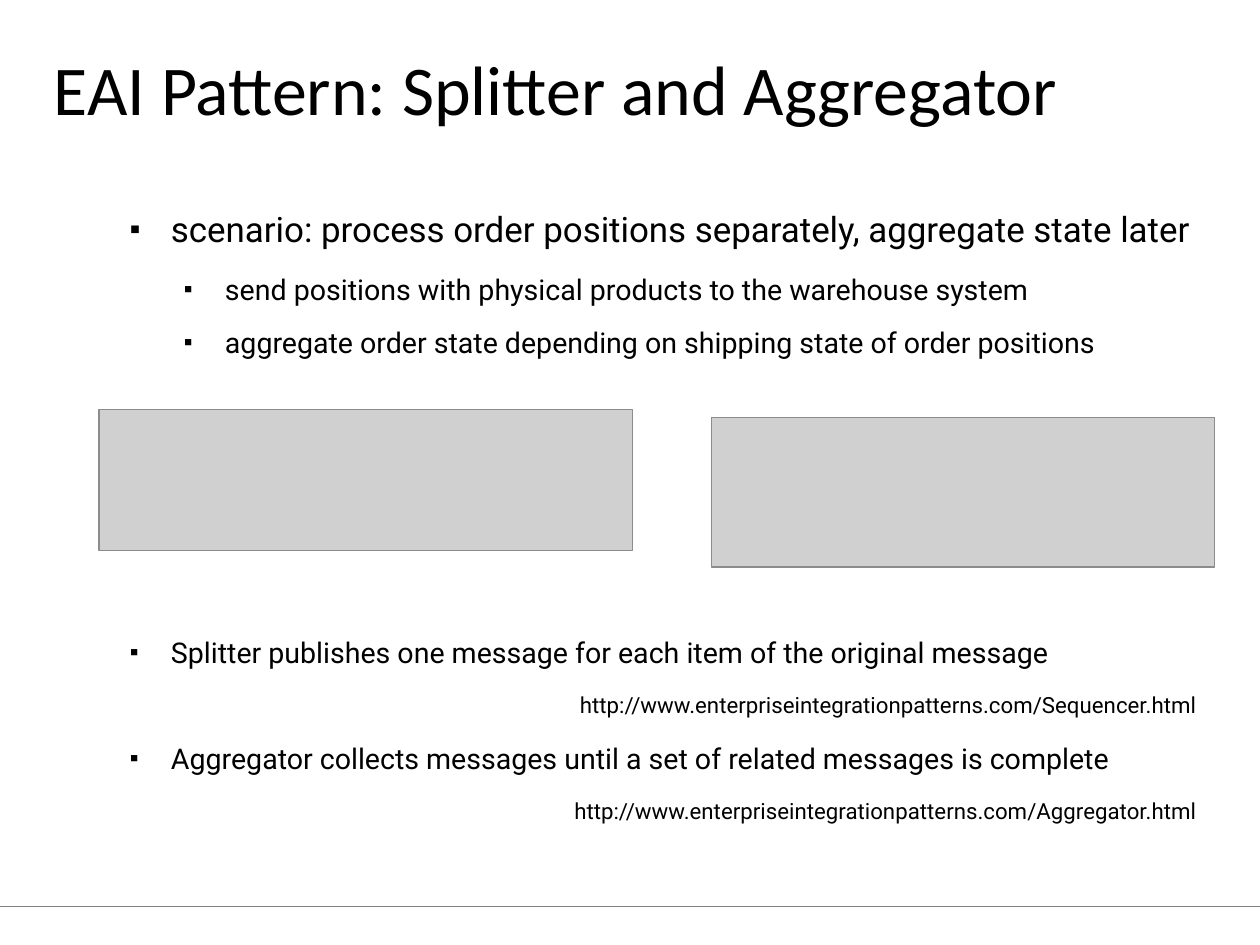
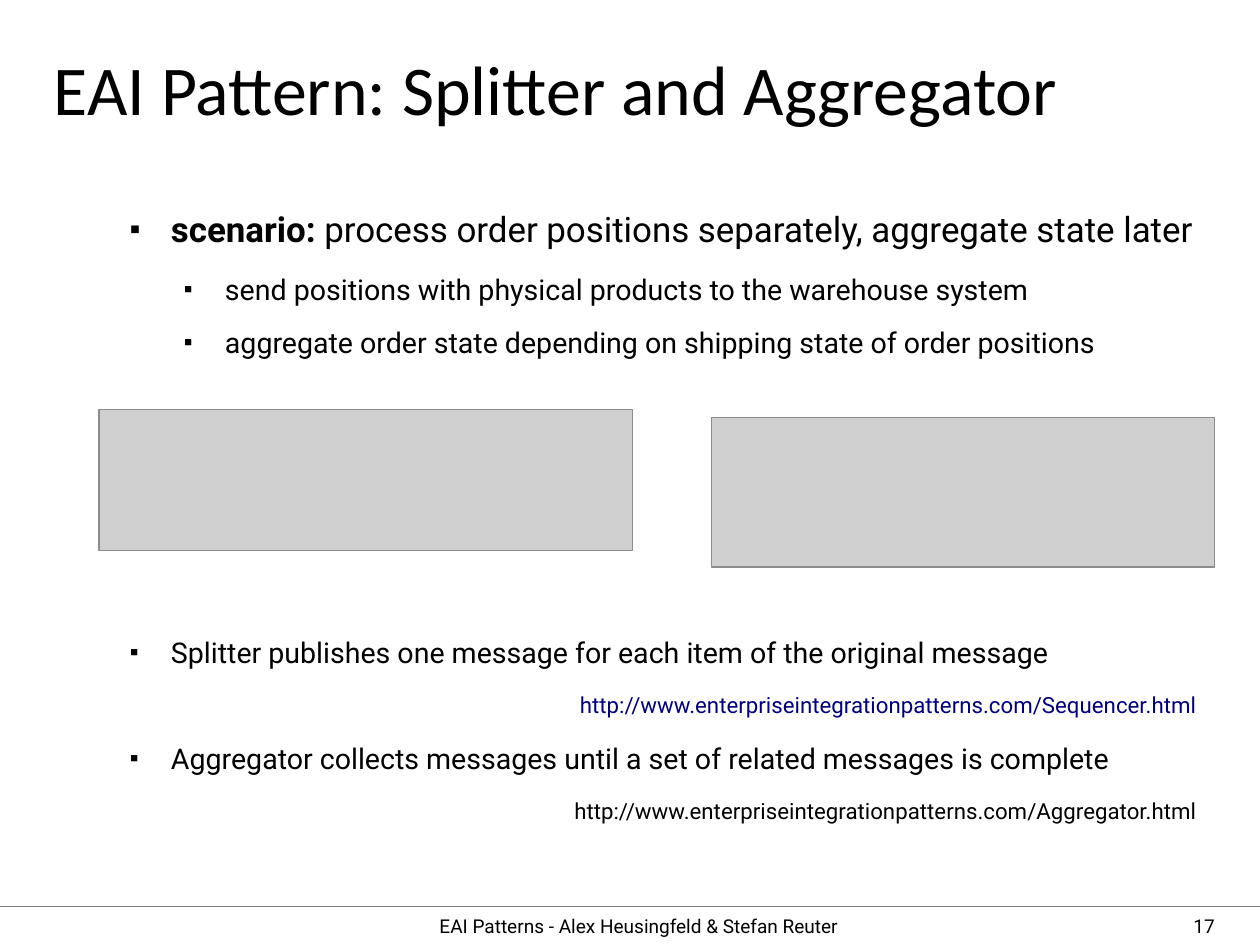
Before and after one commit to aheusingfeld/javaone2012, a slide deck: slide 17 of slides/eai-slides.odp (slide 18 before the commit). Drawn at 1260x945 pixels with LibreOffice and Linux fonts; fonts in the diff are those of the drawing; grey boxes stand for pictures. Boxes give left, top, right and bottom in pixels: in the first picture for what was removed or moved away, otherwise in the second. Text is boxed around its words. In the diff, an @@ line names an element or a change of style, - is before the commit and + after.

```diff
--- a/slides/eai-slides.odp
+++ b/slides/eai-slides.odp
@@ text at (171,215,1192,250): bold on in "scenario:" @@
@@ text at (580,696,1196,718): text colour #000000 to #000080 in "http://www.enterpriseintegrationpatterns.com/Sequencer.html" @@
@@ text added at (439,918,838,937), 12 pt, text #000000 @@
+EAI Patterns - Alex Heusingfeld & Stefan Reuter
@@ page number added at (1193,919,1214,933), 12 pt, text #000000 @@
+17
```
Also in this commit, not shown: 13 other slides changed, 10 slides added, 8 slides removed, 7 other files.
